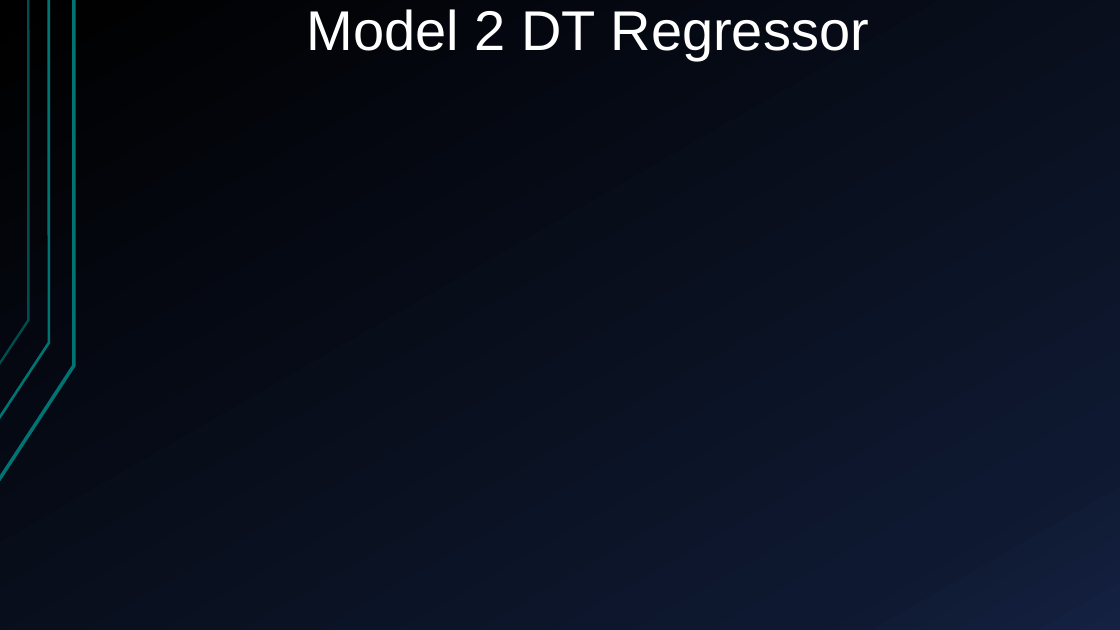
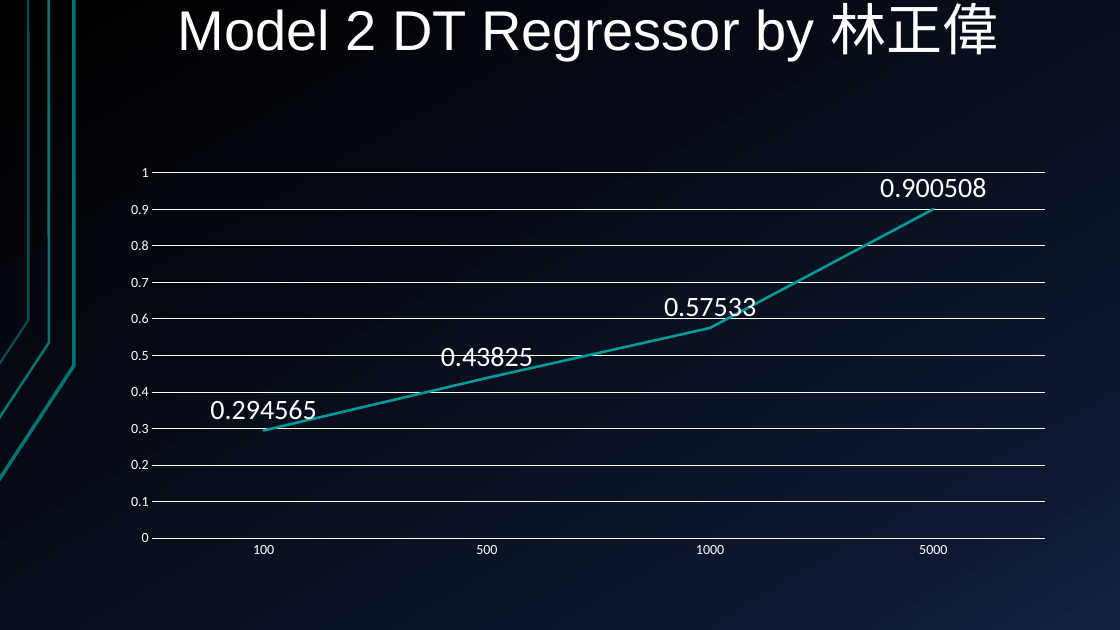
Before and after one commit to Alfons0329/Machine_Learning_Fall_2017, a slide deck: slide 22 of Final_proj/Presentation.pptx (slide 12 before the commit). Drawn at 1120x630 pixels with LibreOffice and Linux fonts; fonts in the diff are those of the drawing. Boxes give left, top, right and bottom in pixels: in the first picture for what was removed or moved away, otherwise in the second. Text is boxed around its words. In the diff, an @@ line names an element or a change of style, - is before the commit and + after.

```diff
--- a/Final_proj/Presentation.pptx
+++ b/Final_proj/Presentation.pptx
@@ title at [178,3,998,60]: text changed @@
-Model 2 DT Regressor
+Model 2 DT Regressor by 林正偉
@@ line chart added at [112,156,1064,566] @@
+categories: 100, 500, 1000, 5000
+Series 1: 0.294565, 0.43825, 0.57533, 0.900508
+Series 2: -, -, -, -
+Series 3: -, -, -, -
```
Also in this commit, not shown: 9 other slides changed, 16 slides added, 3 slides removed, 5 other files.
